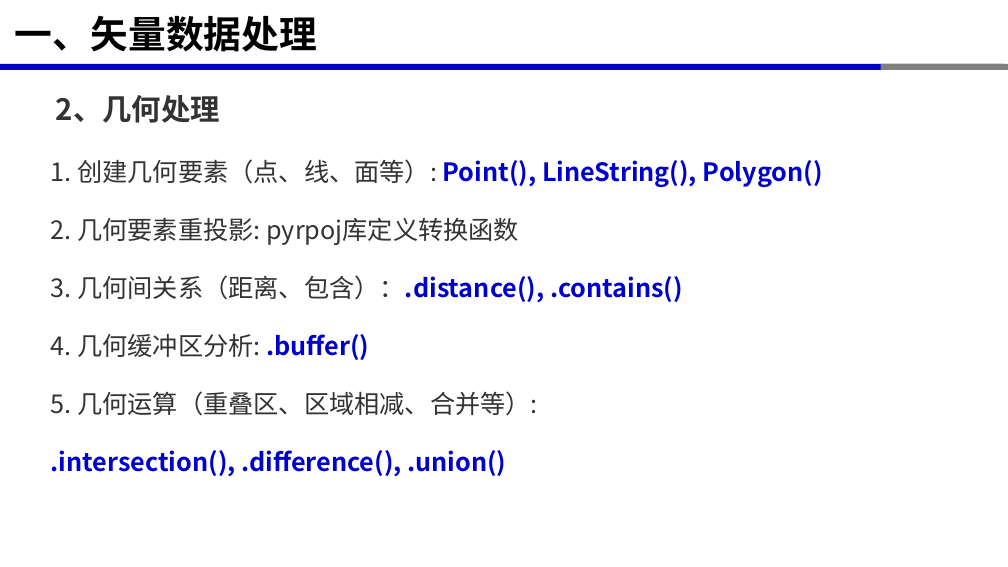
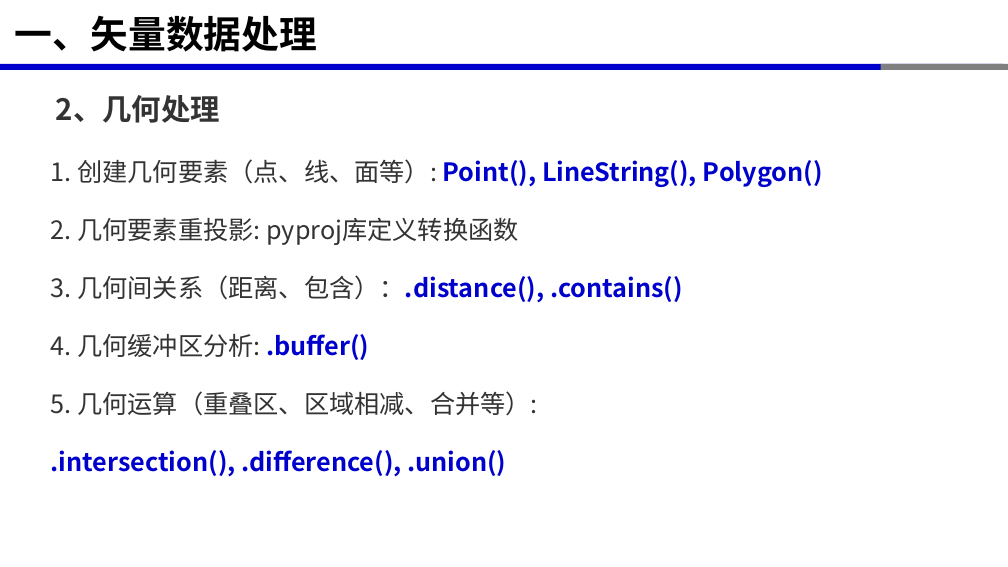
Before and after one commit to xinluo2018/open-source-gis-course, a slide deck: slide 11 of 第6章-GIS数据处理高级开源库-10课时/第6章-GIS数据处理高级开源库.pptx. Drawn at 1008x567 pixels with LibreOffice and Linux fonts; fonts in the diff are those of the drawing. Boxes give left, top, right and bottom in pixels: in the first picture for what was removed or moved away, otherwise in the second. Text is boxed around its words. In the diff, an @@ line names an element or a change of style, - is before the commit and + after.

```diff
--- a/第6章-GIS数据处理高级开源库-10课时/第6章-GIS数据处理高级开源库.pptx
+++ b/第6章-GIS数据处理高级开源库-10课时/第6章-GIS数据处理高级开源库.pptx
@@ text at [51, 217, 518, 245]: text changed @@
-2. 几何要素重投影: pyrpoj库定义转换函数
+2. 几何要素重投影: pyproj库定义转换函数
```
Also in this commit, not shown: 17 other slides changed, 1 slide added, 35 other files.
